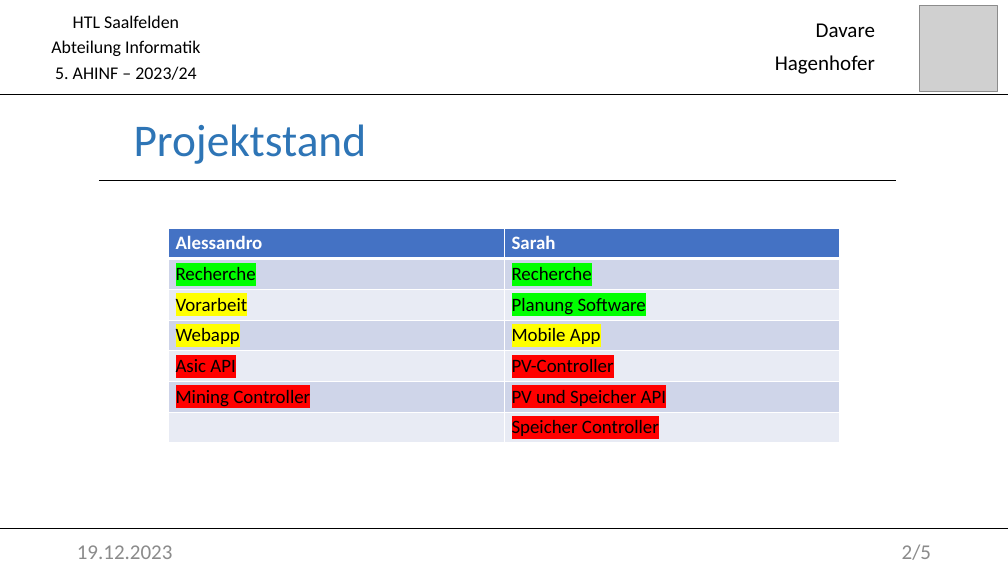
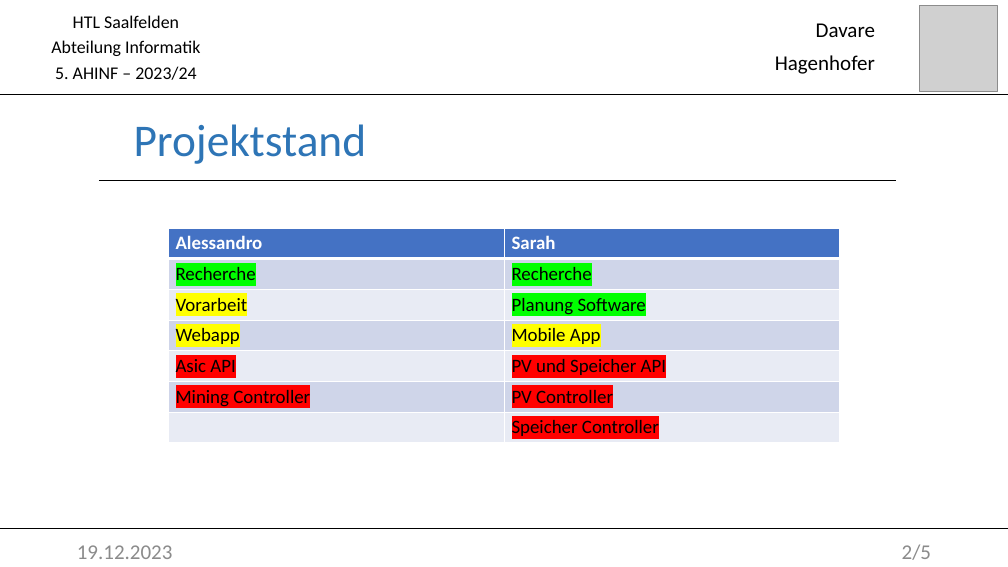
Before and after one commit to DavareDavare/GCM, a slide deck: slide 3 of Praesentation1812.pptx. Drawn at 1008x567 pixels with LibreOffice and Linux fonts; fonts in the diff are those of the drawing; grey boxes stand for pictures. Boxes give left, top, right and bottom in pixels: in the first picture for what was removed or moved away, otherwise in the second. Text is boxed around its words. In the diff, an @@ line names an element or a change of style, - is before the commit and + after.

```diff
--- a/Praesentation1812.pptx
+++ b/Praesentation1812.pptx
@@ table at (168, 228, 839, 443) @@
-row 5, column 2: PV-Controller
+row 5, column 2: PV und Speicher API
-row 6, column 2: PV und Speicher API
+row 6, column 2: PV Controller
```
Also in this commit, not shown: 1 other slide changed.
